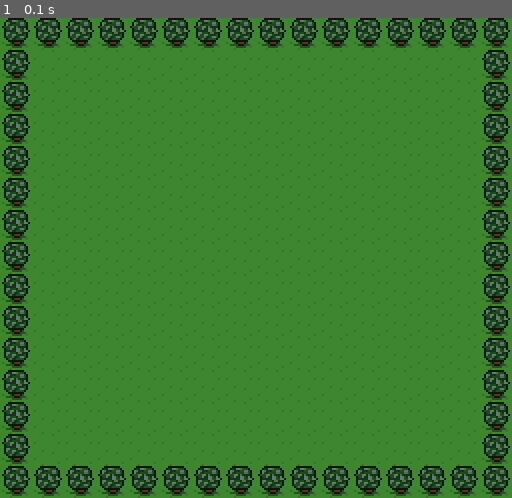
Above: before the commit, frame 1.
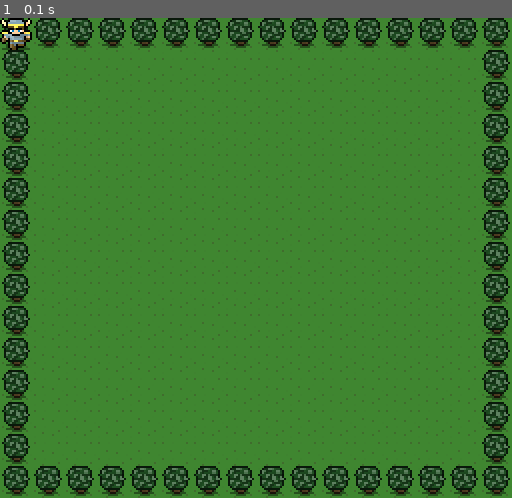
Above: after the commit, the same moment.

Repository: rbunch-dc/11-18immersivePython101
Game: pygame game, started from goblin_game/game.py
The game is run twice, just before and just after one commit, with the same random seed, the same clock (stepped at 60 frames per second) and the same inputs.
Inputs:
- Up to frame 1 (0.1 s): no input

The runs differ from the first frame. In frame 1, 0.3% of the frame differs, in the area x 0-7%, y 0-7%.

Commit message:
Init game

Diff:
--- a/goblin_game/game.py
+++ b/goblin_game/game.py
@@ -45,6 +45,7 @@
     # 1. What do you want to draw?
     # 2. Where do you want to draw it?
     pygame_screen.blit(background_image,[0,0])
+    pygame_screen.blit(hero_image,[0,0])
 
     # 7. Flip the screen and start over
     pygame.display.flip()
--- /dev/null
+++ b/student_pair_picker.py
@@ -0,0 +1,41 @@
+students = [
+    'Rob',
+    'Christopher',
+    'Jim',
+    'Jason',
+    'Brian',
+    'Brandon',
+    'Zac',
+    'JR',
+    'Greg',
+    'Ron',
+    'Katie',
+    'Sean',
+    'Gbenga',
+    'Khanh',
+    'Connor',
+    'Cody',
+    'Michael',
+    'Matt'
+]
+
+# Take the list "students" randomly pair 2
+# students until all studetns have been used
+import random
+# 1. Grab a random index from the students list
+# print len(students)
+# 2. after printing, remove that student from the list
+# 3. Repeat until len(students) == 0
+
+def get_student():
+    # get a random student!
+    rand_student_index = random.randint(0,len(students)-1)
+    current_student = students[rand_student_index]
+    # we have picked a student. Remove that value from the list
+    students.remove(current_student)
+    return current_student
+
+while (len(students) > 0):
+    student1 = get_student()
+    student2 = get_student()
+    print "%s is paired with %s" % (student1,student2)
Empty file added: text_rpg/goblin_fight.py
